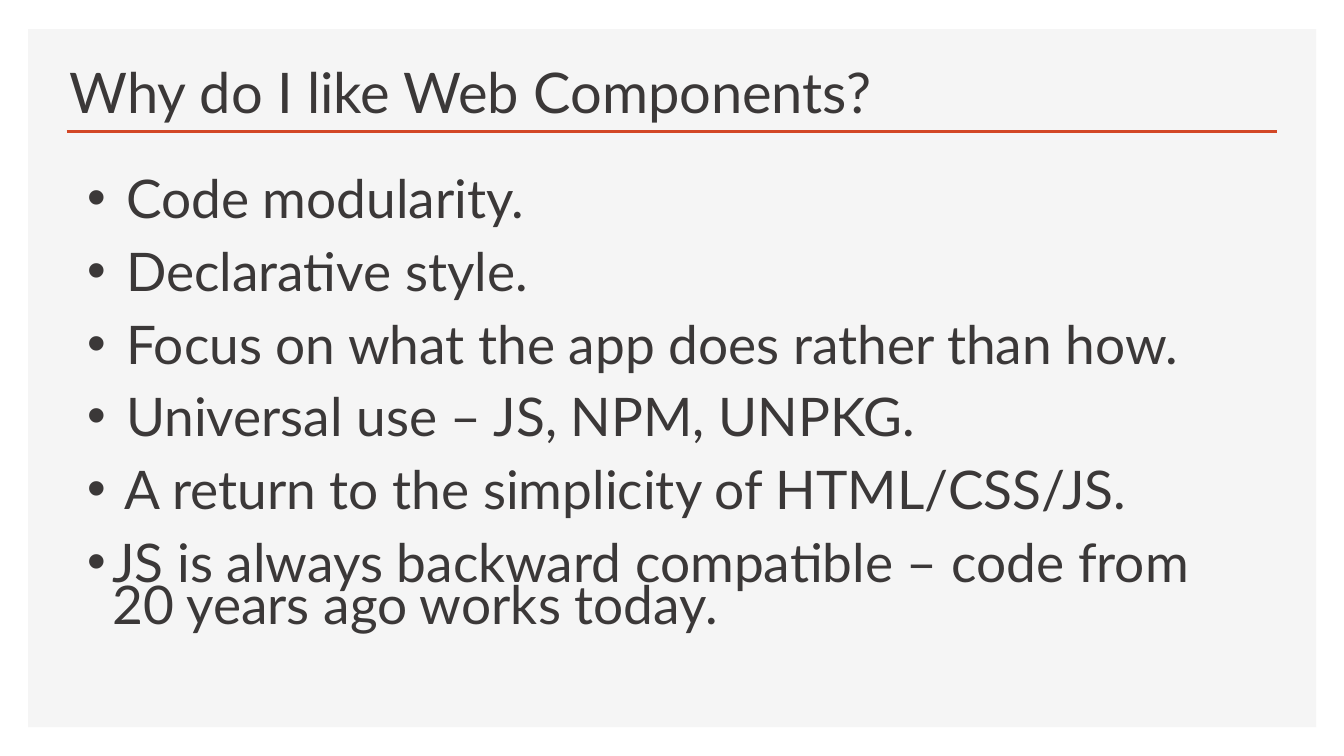
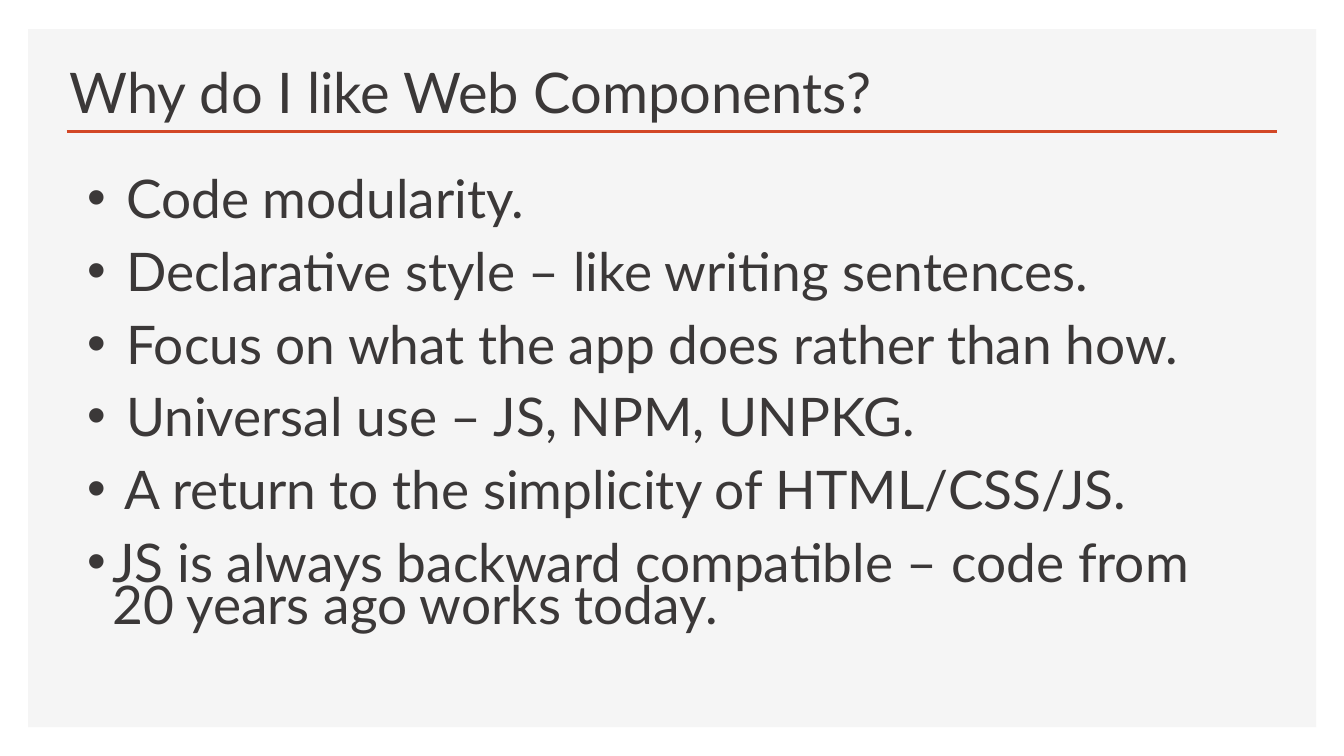
Before and after one commit to Python-Test-Engineer/web-components-v1, a slide deck: slide 8 of SLIDES/ndc-web-components.pptx (slide 7 before the commit). Drawn at 1344x756 pixels with LibreOffice and Linux fonts; fonts in the diff are those of the drawing. Boxes give left, top, right and bottom in pixels: in the first picture for what was removed or moved away, otherwise in the second. Text is boxed around its words. In the diff, an @@ line names an element or a change of style, - is before the commit and + after.

```diff
--- a/SLIDES/ndc-web-components.pptx
+++ b/SLIDES/ndc-web-components.pptx
@@ text at bbox=[126, 252, 1089, 301]: text changed @@
-  • Declarative style.
+  • Declarative style – like writing sentences.
```
Also in this commit, not shown: 4 other slides changed, 5 other files.
